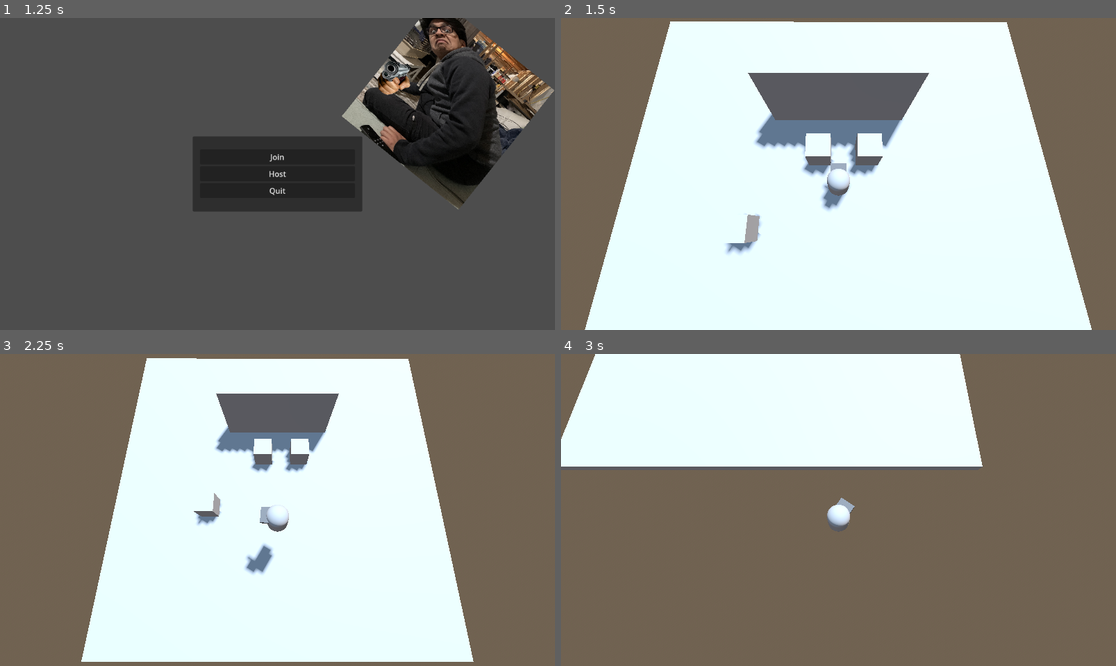
Above: before the commit, frames 1-4 (two rows, left to right).
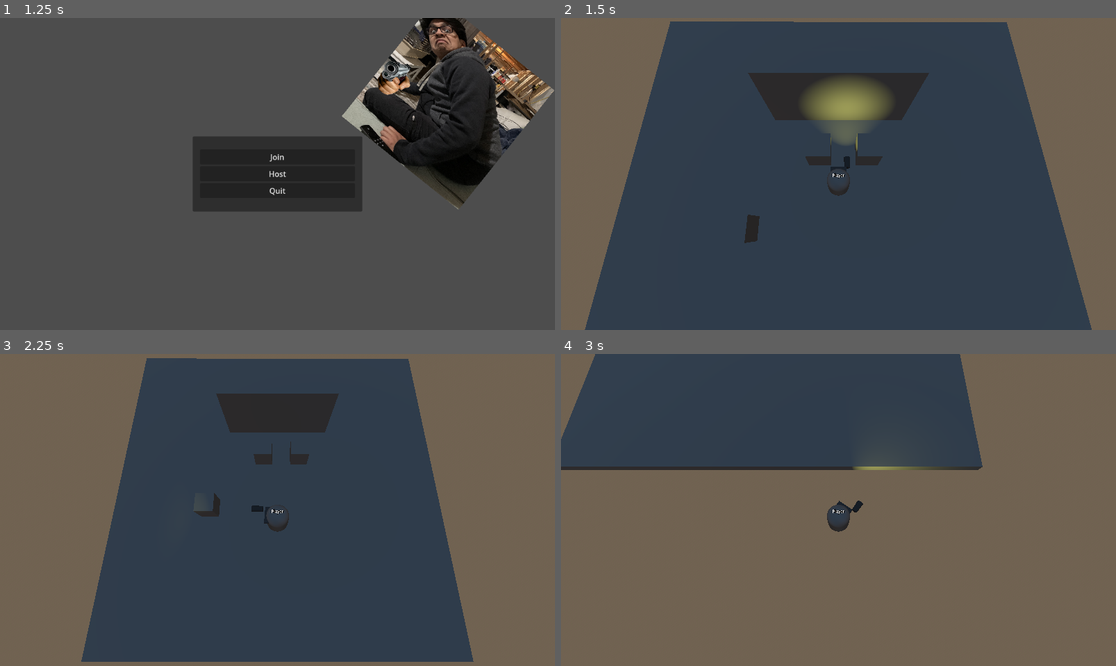
Above: after the commit, the same moments.

Repository: Lightgaia13/godot-4-murder-mystery-game
Game: Godot game, scene res://scenes/levels/multiplayer_start.tscn
Two runs of this game, one before a commit and one after it. Both use one fixed random seed, a clock stepped at 60 frames per second and the inputs below.
Inputs (mouse positions are in pixels of both pictures, inside the frame that each line leads up to):
- Up to frame 1 (1.25 s): tap Enter (ui_accept) at 0.5, 0.77 s; move the mouse to (399, 158) at 0.52 s; hold D (right) from 0.53 s (still down)
- Up to frame 2 (1.5 s): release D (right) at 1.25 s; click "Host" at 1.25 s
- Up to frame 3 (2.25 s): tap Enter (ui_accept) at 2 s; move the mouse to (166, 525) at 2.02 s; hold S (down) from 2.03 s (still down)
- Up to frame 4 (3 s): tap Enter (ui_accept) at 2.27 s; move the mouse to (894, 441) at 2.77 s; release S (down) at 2.78 s; hold D (right) from 2.78 s (still down)

Frame 1 is identical in both runs. In frame 2, 75% of the frame differs, in the area x 4-96%, y 1-100%; in frame 3, 57%; in frame 4, 27%.
Error in both runs: Assertion failed: UPNP Discover Failed! Error 24 (res://scripts/multiplayer_start.gd:55)

Commit message:
Added GUI, Usernames, and an RPC
Added GUI and toggle input command for player (currently toggles ALL movement lol).

Added usernames that are synced through an RPC.

It's looking SO FUN AGH

Diff:
--- a/scenes/levels/multiplayer_start.tscn
+++ b/scenes/levels/multiplayer_start.tscn
@@ -15,6 +15,7 @@
 [sub_resource type="Environment" id="Environment_ugtut"]
 background_mode = 2
 sky = SubResource("Sky_i2atm")
+ambient_light_sky_contribution = 0.09
 
 [node name="Multiplayer_World" type="Node3D"]
 script = ExtResource("1_h7vsk")
@@ -96,6 +97,7 @@
 
 [node name="DirectionalLight3D" type="DirectionalLight3D" parent="Level"]
 transform = Transform3D(-0.866023, -0.433016, 0.250001, 0, 0.499998, 0.866027, -0.500003, 0.749999, -0.43301, 0, 0, 0)
+visible = false
 shadow_enabled = true
 
 [node name="MultiplayerSpawner" type="MultiplayerSpawner" parent="."]
--- a/scenes/player/player.gd
+++ b/scenes/player/player.gd
@@ -4,6 +4,8 @@
 
 const SPEED = 5.0
 const JUMP_VELOCITY = 4.5
+
+@onready var can_move = true
 
 #look at mouse variables
 var rayOrigin = Vector3()
@@ -26,7 +28,8 @@
 	if not is_multiplayer_authority(): return
 
 	#move player
-	move(delta)
+	if can_move:
+		move(delta)
 
 func move(delta):
 		# Add the gravity.
@@ -65,3 +68,10 @@
 	if not intersection.is_empty(): # check if a valid ray hit exists and rotate toward it
 		var pos = intersection.position
 		$PlayerBody.look_at(Vector3(pos.x, position.y, pos.z), Vector3(0,1,0))
+
+func enable_input(result : bool):
+	can_move = result
+
+@rpc("call_local")
+func change_username(new_username):
+	$Username.text = new_username
--- a/scenes/player/player.tscn
+++ b/scenes/player/player.tscn
@@ -1,8 +1,15 @@
-[gd_scene load_steps=7 format=3 uid="uid://b3buckkfqd2fm"]
+[gd_scene load_steps=10 format=3 uid="uid://b3buckkfqd2fm"]
 
 [ext_resource type="Script" path="res://scenes/player/player.gd" id="1_appbp"]
+[ext_resource type="Script" path="res://scripts/GUI.gd" id="2_3vgif"]
 
 [sub_resource type="CapsuleShape3D" id="CapsuleShape3D_nc5qy"]
+
+[sub_resource type="StandardMaterial3D" id="StandardMaterial3D_3ytoh"]
+albedo_color = Color(0.243137, 0.243137, 0.243137, 1)
+
+[sub_resource type="CylinderMesh" id="CylinderMesh_ekdlk"]
+top_radius = 0.6
 
 [sub_resource type="CapsuleMesh" id="CapsuleMesh_dktol"]
 
@@ -29,13 +36,25 @@
 
 [node name="PlayerBody" type="Node3D" parent="."]
 
-[node name="MeshInstance3D" type="MeshInstance3D" parent="PlayerBody"]
+[node name="Flashlight" type="MeshInstance3D" parent="PlayerBody"]
+transform = Transform3D(0.251216, 0, 0, 0, -1.0981e-08, 0.251216, 0, -0.251216, -1.0981e-08, 0.397447, 1.07244, -0.936037)
+material_override = SubResource("StandardMaterial3D_3ytoh")
+mesh = SubResource("CylinderMesh_ekdlk")
+skeleton = NodePath("../..")
+
+[node name="LightSource" type="SpotLight3D" parent="PlayerBody/Flashlight"]
+transform = Transform3D(1, 0, 0, 0, -4.37114e-08, -1, 0, 1, -4.37114e-08, 0, 0, 0)
+light_color = Color(0.905882, 0.905882, 0.470588, 1)
+spot_range = 2.25205
+spot_angle = 40.6498
+
+[node name="Body" type="MeshInstance3D" parent="PlayerBody"]
 transform = Transform3D(1, 0, 0, 0, 1, 0, 0, 0, 1, 0, 1, 0)
 mesh = SubResource("CapsuleMesh_dktol")
 skeleton = NodePath("../..")
 
-[node name="MeshInstance3D2" type="MeshInstance3D" parent="PlayerBody"]
-transform = Transform3D(0.682534, 0, 0, 0, 0.174232, 0, 0, 0, 0.476105, 0, 1.57837, -0.484071)
+[node name="Goggles" type="MeshInstance3D" parent="PlayerBody"]
+transform = Transform3D(0.682534, 0, 0, 0, 0.174232, 0, 0, 0, 0.476105, 0, 1.57837, -0.305455)
 material_override = SubResource("StandardMaterial3D_lxptc")
 mesh = SubResource("BoxMesh_o40dj")
 skeleton = NodePath("../..")
@@ -45,3 +64,56 @@
 
 [node name="MultiplayerSynchronizer" type="MultiplayerSynchronizer" parent="."]
 replication_config = SubResource("SceneReplicationConfig_8et5r")
+
+[node name="Username" type="Label3D" parent="."]
+transform = Transform3D(1, 0, 0, 0, 1, 0, 0, 0, 1, 0, 2.34667, 0)
+billboard = 1
+text = "Player"
+
+[node name="GUI" type="CanvasLayer" parent="."]
+script = ExtResource("2_3vgif")
+
+[node name="PanelContainer" type="PanelContainer" parent="GUI"]
+anchors_preset = 15
+anchor_right = 1.0
+anchor_bottom = 1.0
+offset_left = 427.0
+offset_top = 201.0
+offset_right = -427.0
+offset_bottom = -201.0
+grow_horizontal = 2
+grow_vertical = 2
+
+[node name="MarginContainer" type="MarginContainer" parent="GUI/PanelContainer"]
+layout_mode = 2
+theme_override_constants/margin_left = 15
+theme_override_constants/margin_top = 15
+theme_override_constants/margin_right = 15
+theme_override_constants/margin_bottom = 15
+
+[node name="VBoxContainer" type="VBoxContainer" parent="GUI/PanelContainer/MarginContainer"]
+layout_mode = 2
+theme_override_constants/separation = 10
+alignment = 1
+
+[node name="MenuLabel" type="Label" parent="GUI/PanelContainer/MarginContainer/VBoxContainer"]
+layout_mode = 2
+text = "Menu
+"
+horizontal_alignment = 1
+
+[node name="Settings Button" type="Button" parent="GUI/PanelContainer/MarginContainer/VBoxContainer"]
+layout_mode = 2
+text = "Settings"
+
+[node name="Username Input" type="LineEdit" parent="GUI/PanelContainer/MarginContainer/VBoxContainer"]
+layout_mode = 2
+placeholder_text = "Enter Username"
+alignment = 1
+
+[node name="Quit" type="Button" parent="GUI/PanelContainer/MarginContainer/VBoxContainer"]
+layout_mode = 2
+text = "Quit"
+
+[connection signal="text_submitted" from="GUI/PanelContainer/MarginContainer/VBoxContainer/Username Input" to="GUI" method="_on_username_input_text_submitted"]
+[connection signal="pressed" from="GUI/PanelContainer/MarginContainer/VBoxContainer/Quit" to="GUI" method="_on_quit_pressed"]
--- /dev/null
+++ b/scripts/GUI.gd
@@ -0,0 +1,34 @@
+extends CanvasLayer
+
+
+
+func _ready():
+	self.hide()
+
+
+func _unhandled_input(event):
+	if not get_parent().is_multiplayer_authority(): return
+
+	#open pause menu
+	if Input.is_action_just_pressed("pause") and not self.visible:
+		self.show()
+		if get_parent().has_method("enable_input"):
+			get_parent().enable_input(false)
+
+
+	#close pause menu
+	elif Input.is_action_just_pressed("pause") and self.visible:
+		self.hide()
+		if get_parent().has_method("enable_input"):
+			get_parent().enable_input(true)
+
+
+func _on_username_input_text_submitted(new_text):
+	if get_parent().has_method("change_username"):
+		get_parent().rpc("change_username", new_text)
+
+
+
+
+func _on_quit_pressed():
+	get_tree().quit()
